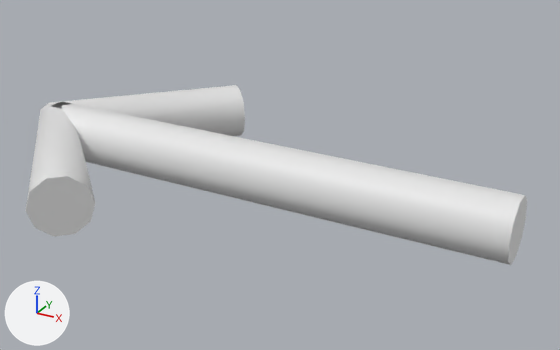
What one commit did to the Blender file Godot Game Project/ggj-2025/minigames/slide_game/assets/models/arrow.blend.
Both versions are drawn from a 50 mm lens placed at (0.207, -1.198, 0.604), pointed at (-0.471, 0.034, -0.012). Lighting does not change. The marker at lower left points along +X, +Y and +Z.

Before the edit, the objects in view are built like this:
```python
cu_cube = bpy.data.curves.new('Cube', 'CURVE')
cu_cube.dimensions = '3D'
_sp = cu_cube.splines.new('POLY'); _sp.points.add(2)
_sp.points.foreach_set('co', [-0.73, 0.3, 0.0, 0.0, -1.02, 0.0, 0.0, 0.0, -0.73, -0.3, 0.0, 0.0])
_sp.order_v = 0
_sp.resolution_v = 0
_sp.use_endpoint_u = True
_sp = cu_cube.splines.new('POLY'); _sp.points.add(1)
_sp.points.foreach_set('co', [0.0, 0.0, 0.0, 0.0, -1.02, 0.0, 0.0, 0.0])
_sp.order_v = 0
_sp.resolution_v = 0
_sp.use_endpoint_u = True
cu_cube.bevel_resolution = 3
cu_cube.bevel_depth = 0.06
cu_cube.fill_mode = 'FULL'
cu_cube.use_fill_caps = True
ob_arrow = bpy.data.objects.new('Arrow', cu_cube)
ob_arrow.location = (0.0, 0.0, 0.0)
```
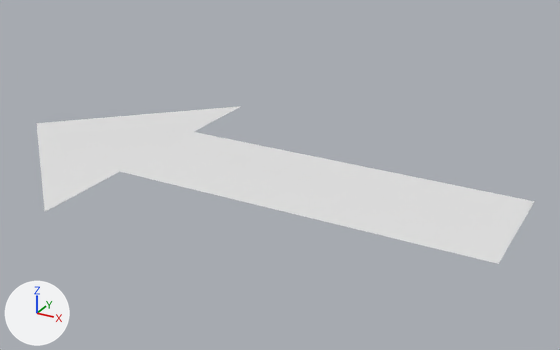
Changed parts and their boxes (x1, y1, x2, y2) in the pictures (560 x 350 px):
'Arrow', reshaped, moved (12% shorter): before (25, 85, 527, 265); after (36, 106, 535, 264)

Edits to the bpy script that builds the scene:
```text
Add me_plane:
    me_plane.from_pydata([(0.26, -0.126, 0.0), (1.0, -0.126, 0.0), (0.26, 0.126, 0.0), (1.0, 0.126, 0.0), (0.26, 0.126, 0.0), (0.26, -0.126, 0.0), (0.26, -0.329, 0.0), (0.26, 0.329, 0.0), (-0.086, 0.0, 0.0)], [], [(5, 1, 3, 4), (5, 4, 2, 7, 8, 6, 0)])
Change ob_arrow:
    ob_arrow: bpy.data.objects.new('Arrow', cu_cube) -> bpy.data.objects.new('Arrow', me_plane)
    ob_arrow.location: (0.0, 0.0, 0.0) -> (-1.0, 0.0, 0.0)
```
